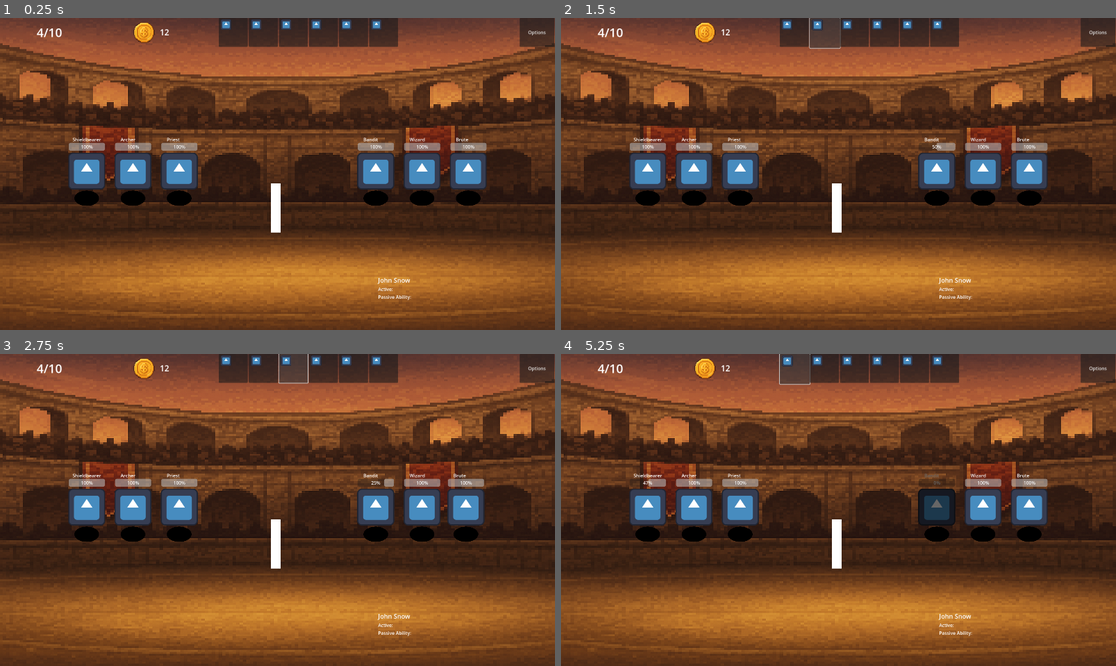
Above: before the commit, frames 1-4 (two rows, left to right).
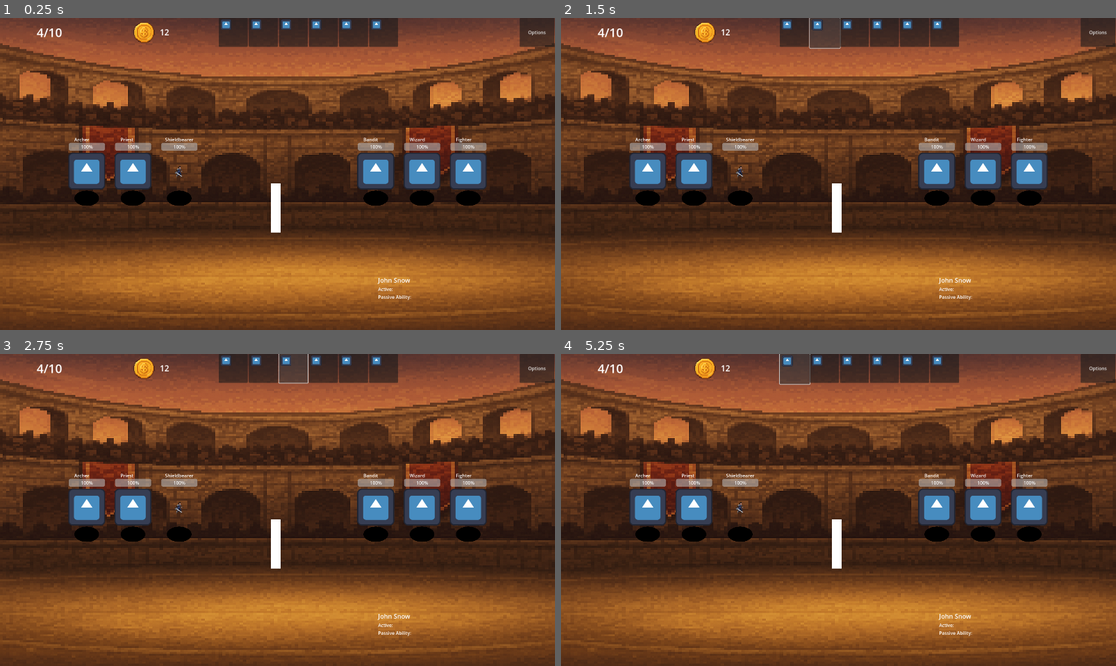
Above: after the commit, the same moments.

Repository: klaswell16/auto_battler
Game: Godot game, scene res://scenes/battle_scene.tscn
The game is run twice, just before and just after one commit, with the same random seed, the same clock (stepped at 60 frames per second) and the same inputs. The engine's default icon, where the game draws it, is replaced by a stand-in: a white triangle on a blue panel in a dark square.
Inputs (mouse positions are in pixels of both pictures, inside the frame that each line leads up to):
- Up to frame 1 (0.25 s): no input
- Up to frame 2 (1.5 s): click (794, 33) at 0.5 s; click (821, 33) at 1.25 s
- Up to frame 3 (2.75 s): click (294, 369) at 2 s
- Up to frame 4 (5.25 s): click (882, 369) at 2.75 s; click (916, 369) at 3.5 s; click (943, 369) at 4.25 s; click (794, 369) at 5 s

The runs differ from the first frame. In frame 1, 0.9% of the frame differs, in the area x 13-85%, y 38-56%; in frame 2, 1.0%; in frame 3, 1.4%; in frame 4, 2.0%, in the area x 12-85%, y 38-56%.

Commit message:
Change champions to .tres files to store stats

Diff:
--- /dev/null
+++ b/data/archer.tres
@@ -0,0 +1,8 @@
+[gd_resource type="Resource" script_class="ChampionData" load_steps=2 format=3 uid="uid://c1lx0ys505qs4"]
+
+[ext_resource type="Script" uid="uid://b5ufi8mmpoals" path="res://scripts/champion_data.gd" id="1_yxq25"]
+
+[resource]
+script = ExtResource("1_yxq25")
+display_name = "Archer"
+metadata/_custom_type_script = "uid://b5ufi8mmpoals"
--- /dev/null
+++ b/data/bandit.tres
@@ -0,0 +1,8 @@
+[gd_resource type="Resource" script_class="ChampionData" load_steps=2 format=3 uid="uid://cxek03a6nagnq"]
+
+[ext_resource type="Script" uid="uid://b5ufi8mmpoals" path="res://scripts/champion_data.gd" id="1_5n6jb"]
+
+[resource]
+script = ExtResource("1_5n6jb")
+display_name = "Bandit"
+metadata/_custom_type_script = "uid://b5ufi8mmpoals"
--- /dev/null
+++ b/data/fighter.tres
@@ -0,0 +1,8 @@
+[gd_resource type="Resource" script_class="ChampionData" load_steps=2 format=3 uid="uid://digdr3ve32udb"]
+
+[ext_resource type="Script" uid="uid://b5ufi8mmpoals" path="res://scripts/champion_data.gd" id="1_3qrpl"]
+
+[resource]
+script = ExtResource("1_3qrpl")
+display_name = "Fighter"
+metadata/_custom_type_script = "uid://b5ufi8mmpoals"
--- /dev/null
+++ b/data/priest.tres
@@ -0,0 +1,8 @@
+[gd_resource type="Resource" script_class="ChampionData" load_steps=2 format=3 uid="uid://cxwf21vdhp7ov"]
+
+[ext_resource type="Script" uid="uid://b5ufi8mmpoals" path="res://scripts/champion_data.gd" id="1_ft3ja"]
+
+[resource]
+script = ExtResource("1_ft3ja")
+display_name = "Priest"
+metadata/_custom_type_script = "uid://b5ufi8mmpoals"
--- /dev/null
+++ b/data/shieldbearer.tres
@@ -0,0 +1,12 @@
+[gd_resource type="Resource" script_class="ChampionData" load_steps=3 format=3 uid="uid://d0em6jn425c6h"]
+
+[ext_resource type="Texture2D" uid="uid://2h3j70u065v7" path="res://sprites/Idlestanding.png" id="1_16f62"]
+[ext_resource type="Script" uid="uid://b5ufi8mmpoals" path="res://scripts/champion_data.gd" id="2_8cdh5"]
+
+[resource]
+script = ExtResource("2_8cdh5")
+display_name = "Shieldbearer"
+armor = 4
+speed = 2
+body_texture = ExtResource("1_16f62")
+metadata/_custom_type_script = "uid://b5ufi8mmpoals"
--- /dev/null
+++ b/data/wizard.tres
@@ -0,0 +1,8 @@
+[gd_resource type="Resource" script_class="ChampionData" load_steps=2 format=3 uid="uid://dw3pusjlrs7dh"]
+
+[ext_resource type="Script" uid="uid://b5ufi8mmpoals" path="res://scripts/champion_data.gd" id="1_de0xx"]
+
+[resource]
+script = ExtResource("1_de0xx")
+display_name = "Wizard"
+metadata/_custom_type_script = "uid://b5ufi8mmpoals"
--- a/scenes/battle_scene.tscn
+++ b/scenes/battle_scene.tscn
@@ -1,11 +1,18 @@
-[gd_scene load_steps=7 format=3 uid="uid://dsj8dewr7suvq"]
+[gd_scene load_steps=14 format=3 uid="uid://dsj8dewr7suvq"]
 
 [ext_resource type="Texture2D" uid="uid://ky1unmpkiepu" path="res://sprites/ChatGPT Image Nov 5, 2025, 06_23_36 PM.png" id="1_kinr6"]
 [ext_resource type="Script" uid="uid://blr44w1gqrvvu" path="res://scripts/battle_scene.gd" id="1_pxwbd"]
 [ext_resource type="Texture2D" uid="uid://b8060iiultitp" path="res://sprites/P.png" id="2_1i8jf"]
 [ext_resource type="PackedScene" uid="uid://dhtudq5lcjm0n" path="res://ui/potrait_button.tscn" id="2_rca61"]
+[ext_resource type="Script" uid="uid://b5ufi8mmpoals" path="res://scripts/champion_data.gd" id="2_ti0og"]
 [ext_resource type="PackedScene" uid="uid://bk86l6g366q3v" path="res://scenes/champion_slot.tscn" id="3_1i8jf"]
+[ext_resource type="Resource" uid="uid://c1lx0ys505qs4" path="res://data/archer.tres" id="3_bg0yk"]
 [ext_resource type="Texture2D" uid="uid://bofw1u406nhk8" path="res://icon.svg" id="3_rca61"]
+[ext_resource type="Resource" uid="uid://cxwf21vdhp7ov" path="res://data/priest.tres" id="4_yt3ua"]
+[ext_resource type="Resource" uid="uid://d0em6jn425c6h" path="res://data/shieldbearer.tres" id="5_3xrod"]
+[ext_resource type="Resource" uid="uid://cxek03a6nagnq" path="res://data/bandit.tres" id="6_05s0e"]
+[ext_resource type="Resource" uid="uid://dw3pusjlrs7dh" path="res://data/wizard.tres" id="7_j0cvo"]
+[ext_resource type="Resource" uid="uid://digdr3ve32udb" path="res://data/fighter.tres" id="8_sjku2"]
 
 [node name="BattleScene" type="Control"]
 layout_mode = 3
@@ -15,6 +22,8 @@
 grow_horizontal = 2
 grow_vertical = 2
 script = ExtResource("1_pxwbd")
+player_team = Array[ExtResource("2_ti0og")]([ExtResource("3_bg0yk"), ExtResource("4_yt3ua"), ExtResource("5_3xrod")])
+enemy_team = Array[ExtResource("2_ti0og")]([ExtResource("6_05s0e"), ExtResource("7_j0cvo"), ExtResource("8_sjku2")])
 
 [node name="Board" type="Control" parent="."]
 layout_mode = 1
--- a/scripts/battle_scene.gd
+++ b/scripts/battle_scene.gd
@@ -5,17 +5,8 @@
 
 var champion_scene: PackedScene = preload("res://scenes/Champion.tscn")
 
-var player_team := [
-	{"name":"Shieldbearer","hp":40,"pwr":8,"armor":3,"spd":8},
-	{"name":"Archer","hp":25,"pwr":12,"armor":1,"spd":14},
-	{"name":"Priest","hp":30,"pwr":4,"armor":1,"spd":10}
-]
-
-var enemy_team := [
-	{"name":"Bandit","hp":28,"pwr":10,"armor":1,"spd":3},
-	{"name":"Wizard","hp":22,"pwr":14,"armor":0,"spd":4},
-	{"name":"Brute","hp":50,"pwr":6,"armor":4,"spd":6}
-]
+@export var player_team: Array[ChampionData]
+@export var enemy_team: Array[ChampionData]
 
 var player_slots: Array = []
 var enemy_slots: Array = []
@@ -23,12 +14,11 @@
 func _ready() -> void:
 	_spawn_row(player_row, player_team)
 	_spawn_row(enemy_row, enemy_team)
-	_cache_slots()
 	await get_tree().create_timer(0.4).timeout
 	await _battle_loop_speed_based()
 
 func _spawn_row(row: HBoxContainer, team: Array) -> void:
-	var count: int = min(team.size(), row.get_child_count())
+	var count : int = min(team.size(), row.get_child_count())
 	for i in count:
 		var slot = row.get_child(i)
 		if slot.has_method("place_champion"):
--- a/scripts/champion.gd
+++ b/scripts/champion.gd
@@ -8,6 +8,7 @@
 @export var speed :=1
 
 var hp: int
+@onready var body_sprite: Sprite2D = $Body
 
 @onready var hp_bar: ProgressBar = $UI/HPBar
 @onready var name_label: Label = $UI/NameLabel
@@ -25,13 +26,26 @@
 		name_label.text = display_name
 
 # Called by ChampionSlot.place_champion
-func apply_data(d: Dictionary) -> void:
-	display_name = d.get("name", display_name)
-	max_hp = d.get("hp", max_hp)
-	power = d.get("pwr", power)
-	armor = d.get("armor", armor)
-	speed = d.get("spd", speed)
-	hp = max_hp
+func apply_data(d) -> void:
+	if d is ChampionData:
+		display_name = d.display_name
+		max_hp = d.max_hp
+		power = d.power
+		armor = d.armor
+		speed = d.speed
+		hp = max_hp
+
+		if is_instance_valid(body_sprite) and d.body_texture:
+			body_sprite.texture = d.body_texture
+
+	else:
+		# fallback if you still pass dictionaries anywhere
+		display_name = d.get("name", display_name)
+		max_hp = d.get("hp", max_hp)
+		power = d.get("pwr", power)
+		armor = d.get("armor", armor)
+		hp = max_hp
+
 	_refresh_ui()
 
 func set_hp(value: int) -> void:
--- /dev/null
+++ b/scripts/champion_data.gd
@@ -0,0 +1,11 @@
+extends Resource
+class_name ChampionData
+
+@export var display_name: String = "Unit"
+@export var max_hp: int = 30
+@export var power: int = 8
+@export var armor: int = 2
+@export var speed: int = 10
+
+@export var body_texture: Texture2D        # main in-battle sprite
+@export var portrait_texture: Texture2D    # for your PortraitButton
--- a/scripts/champion_slot.gd
+++ b/scripts/champion_slot.gd
@@ -10,15 +10,18 @@
 	custom_minimum_size = Vector2(128, 128)
 	$Highlight.visible = false
 
-func place_champion(champ_scene: PackedScene, data: Dictionary) -> void:
+func place_champion(champ_scene: PackedScene, data) -> void:
 	if champion:
 		champion.queue_free()
+
 	var c: Node2D = champ_scene.instantiate()
 	$Anchor.add_child(c)
-	# grabs stats
+
 	if c.has_method("apply_data"):
-		c.apply_data(data)
+		c.apply_data(data)  # can be ChampionData or Dictionary
+
 	champion = c
+
 
 func clear_slot() -> void:
 	if champion:
Not shown, added: scripts/champion_data.gd.uid
Binary file added: sprites/Idle.png
Not shown, added: sprites/Idle.png.import
Binary file added: sprites/Idlestanding.png
Not shown, added: sprites/Idlestanding.png.import
